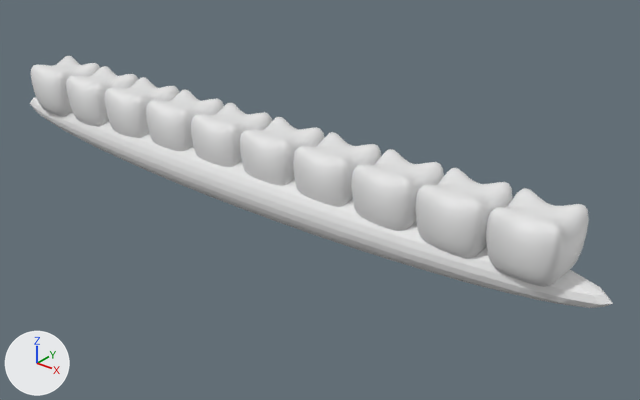
Before and after pictures for a commit that changed the Blender file GGJ2025/Assets/UI/teeth.blend.
One viewpoint serves both versions: a 50 mm lens placed at (23.61, -16.42, 9.63), pointed at (9.76, 0.88, -1.1). Lighting does not change. The marker at lower left points along +X, +Y and +Z.

Before the edit, the objects in view are built like this:
```python
me_cube = bpy.data.meshes.new('Cube')
me_cube.from_pydata(...)  # 32 vertices, 30 faces; spans x -1.0..1.0, y -1.0..1.0, z -0.46..1.88
me_cube.polygons.foreach_set('use_smooth', [True] * 30)
me_cube.materials.append(mat_material)  # white #e7e7e7
me_sphere = bpy.data.meshes.new('Sphere')
me_sphere.from_pydata(...)  # a UV sphere (32 segments, 16 rings, poles along z) spanning x -1.0..1.0, y -1.0..1.0, z -1.0..1.0
ob_cube = bpy.data.objects.new('Cube', me_cube)
ob_cube.location = (0.0, 0.0, 0.0)
_m = ob_cube.modifiers.new('Subdivision', 'SUBSURF')
_m.levels = 2
_m = ob_cube.modifiers.new('Array', 'ARRAY')
_m.count = 10
ob_sphere = bpy.data.objects.new('Sphere', me_sphere)
ob_sphere.location = (8.12, 0.0, -0.59)
ob_sphere.scale = (10.3, 1.08, 0.82)
```
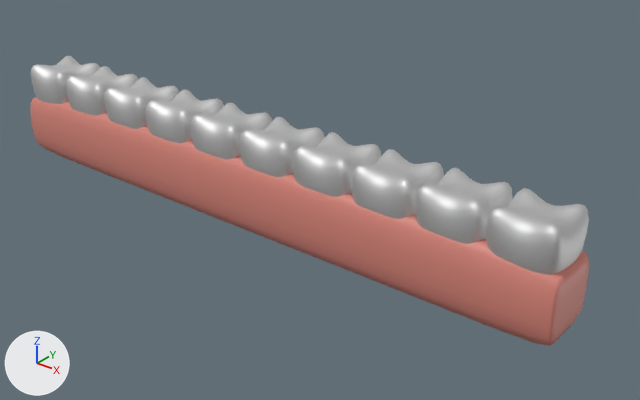
Commit message: added teeth sprite

Location of each change, (x1, y1, x2, y2) in pixels of the pictures (640 x 400 px):
'Cube', recoloured
    both: (31, 56, 589, 287)
'Cube.001', added (pink)
    after: (30, 97, 589, 346)
'Sphere', deleted
    before: (30, 97, 613, 308)

What changed in the scene script:
```text
Add mat_teeth:
    mat_teeth = principled_material('Teeth')
    mat_teeth.base_color = (0.8, 0.8, 0.8)  # white #e7e7e7
    mat_teeth.metallic = 0.933
    mat_teeth.roughness = 0.611
Add mat_gums:
    mat_gums = principled_material('gums')
    mat_gums.base_color = (0.715, 0.248, 0.202)  # pink #dc887c
Change me_cube:
    where me_cube.from_pydata(...)  # 32 vertices, 30 faces; spans x -1.0..1.0, y -1.0..1.0, z -0.46..1.88
    remove me_cube.materials.append(mat_material)  # white #e7e7e7
    add me_cube.materials.append(mat_teeth)  # white #e7e7e7
Add me_cube_001:
    me_cube_001.from_pydata(...)  # 32 vertices, 30 faces; spans x -1.0..1.0, y -1.0..1.0, z -1.0..1.58
    me_cube_001.polygons.foreach_set('use_smooth', [True] * 30)
    me_cube_001.materials.append(mat_gums)  # pink #dc887c
Remove ob_sphere:
    ob_sphere = bpy.data.objects.new('Sphere', me_sphere)
    ob_sphere.location = (8.12, 0.0, -0.59)
    ob_sphere.scale = (10.3, 1.08, 0.82)
Add ob_cube_001:
    ob_cube_001 = bpy.data.objects.new('Cube.001', me_cube_001)
    ob_cube_001.location = (8.26, 0.0, -0.92)
    ob_cube_001.scale = (9.28, 1.0, 1.0)
    _m = ob_cube_001.modifiers.new('Subdivision', 'SUBSURF')
    _m.levels = 3
```
